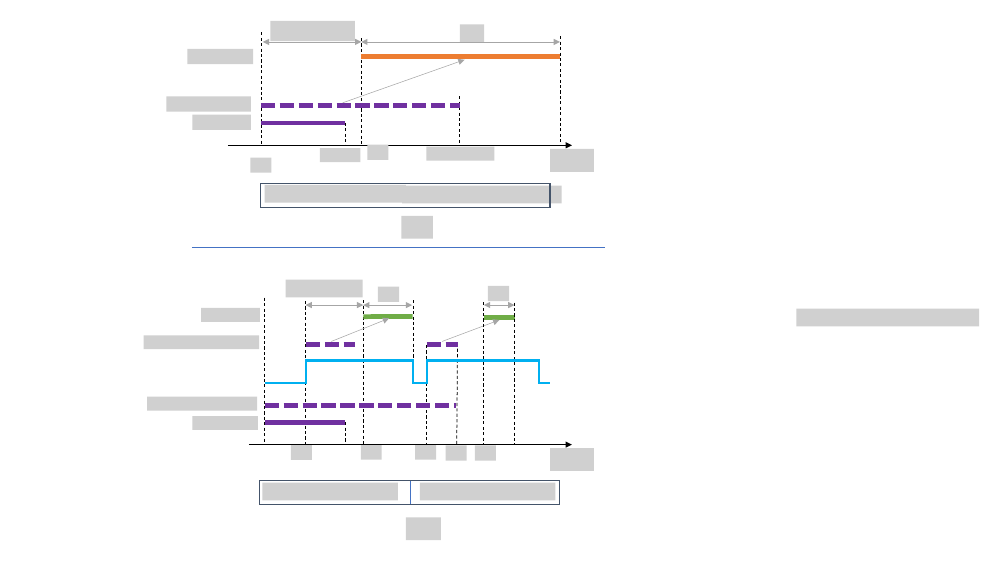
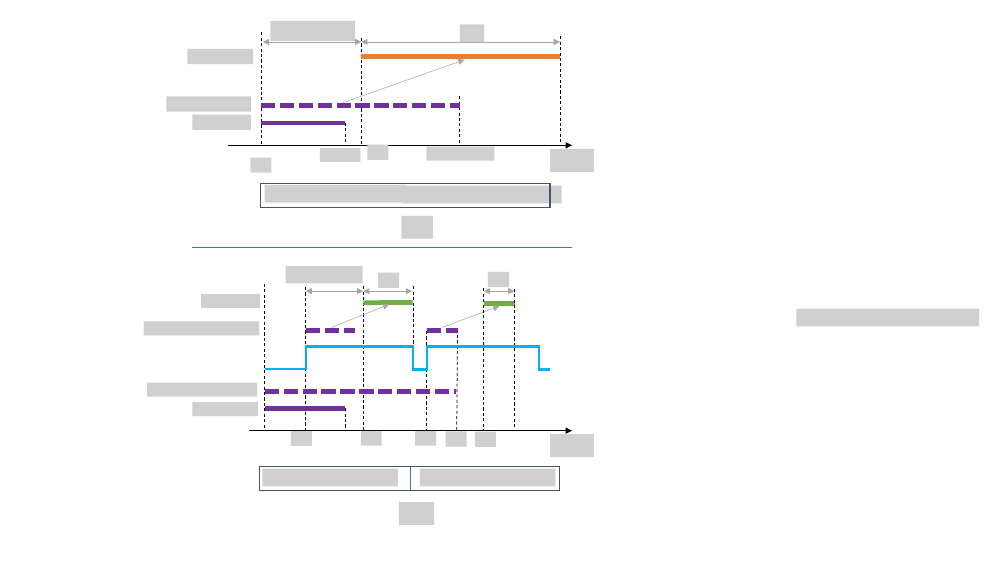
Before and after one commit to abinvda/path-planning-in-time-dependent-graphs, a slide deck: slide 4 of Plots/Figures-Abhinav’s MacBook Air.pptx. Drawn at 1008x567 pixels with LibreOffice and Linux fonts; fonts in the diff are those of the drawing; grey boxes stand for pictures; background and template pictures are left out. Boxes give left, top, right and bottom in pixels: in the first picture for what was removed or moved away, otherwise in the second. Text is boxed around its words. In the diff, an @@ line names an element or a change of style, - is before the commit and + after.

```diff
--- a/Plots/Figures-Abhinav’s MacBook Air.pptx
+++ b/Plots/Figures-Abhinav’s MacBook Air.pptx
@@ line moved from (192, 248) - (605, 248) to (192, 248) - (572, 248) @@
@@ picture added at (286, 266, 363, 284) @@
@@ picture added at (201, 294, 260, 309) @@
@@ picture removed at (286, 280, 363, 297) @@
@@ picture removed at (378, 287, 399, 302) @@
@@ picture added at (378, 273, 399, 288) @@
@@ picture removed at (488, 286, 509, 301) @@
@@ picture added at (488, 272, 509, 287) @@
@@ picture added at (144, 321, 259, 336) @@
@@ picture removed at (201, 308, 260, 322) @@
@@ picture removed at (144, 336, 259, 350) @@
@@ picture added at (147, 383, 257, 397) @@
@@ picture removed at (147, 397, 257, 411) @@
@@ picture removed at (193, 416, 258, 430) @@
@@ picture added at (193, 402, 258, 417) @@
@@ picture removed at (291, 445, 312, 460) @@
@@ picture added at (291, 431, 312, 446) @@
@@ picture removed at (361, 445, 382, 460) @@
@@ picture added at (361, 430, 382, 445) @@
@@ picture removed at (415, 445, 436, 460) @@
@@ picture added at (415, 430, 436, 445) @@
@@ picture removed at (446, 445, 467, 461) @@
@@ picture added at (446, 432, 467, 447) @@
@@ picture removed at (475, 445, 496, 461) @@
@@ picture added at (475, 432, 496, 447) @@
@@ 16 lines, 4 elbow lines, 3 arrows, 3 double arrows, 1 rectangle, 1 picture: place and size @@
-16 lines, 4 elbow lines, 3 arrows, 3 double arrows, 1 rectangle, 1 picture at (249, 298, 594, 504)
+16 lines, 4 elbow lines, 3 arrows, 3 double arrows, 1 rectangle, 1 picture at (249, 284, 594, 491)
@@ picture added at (262, 469, 398, 487) @@
@@ picture added at (420, 469, 556, 487) @@
@@ picture removed at (262, 482, 398, 501) @@
@@ picture added at (399, 502, 434, 525) @@
@@ picture removed at (420, 482, 556, 501) @@
@@ picture removed at (406, 517, 441, 540) @@
```
Also in this commit, not shown: 21 other files.
